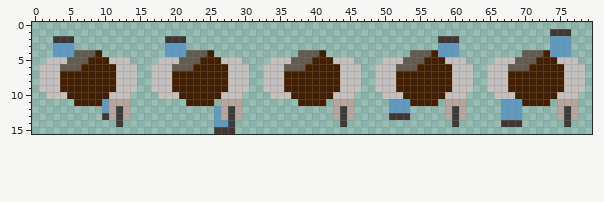
Sprite sheet -- ProjectAlpha/ProjectAlpha/Assets/sprites/charline.png. Above, as it was before the edit.
The file is 80x16 pixels.
The result:
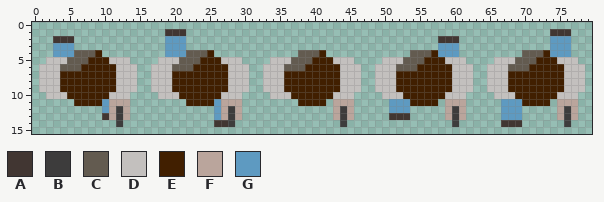
Palette (. is transparent): A #413632  B #3d3c3c  C #635b50  D #c3c0be  E #411f00  F #baa59c  G #5e9ac1
The commit says: ебанный рот этого спрайта
Edits made:
@@ x 17..23 @@
  0 .......
- 1 .......
- 2 ..AAA..
+ 1 ..AAA..
+ 2 ..GGG..
  3 ..GGG..
@@ x 24..30 @@
 10 EEEDDD.
-11 EE.FFF.
+11 EEGFFF.
 12 ..GFBF.
 13 ..GFBF.
-14 ..GGB..
-15 ..AAA..
+14 ..AAB..
+15 .......
